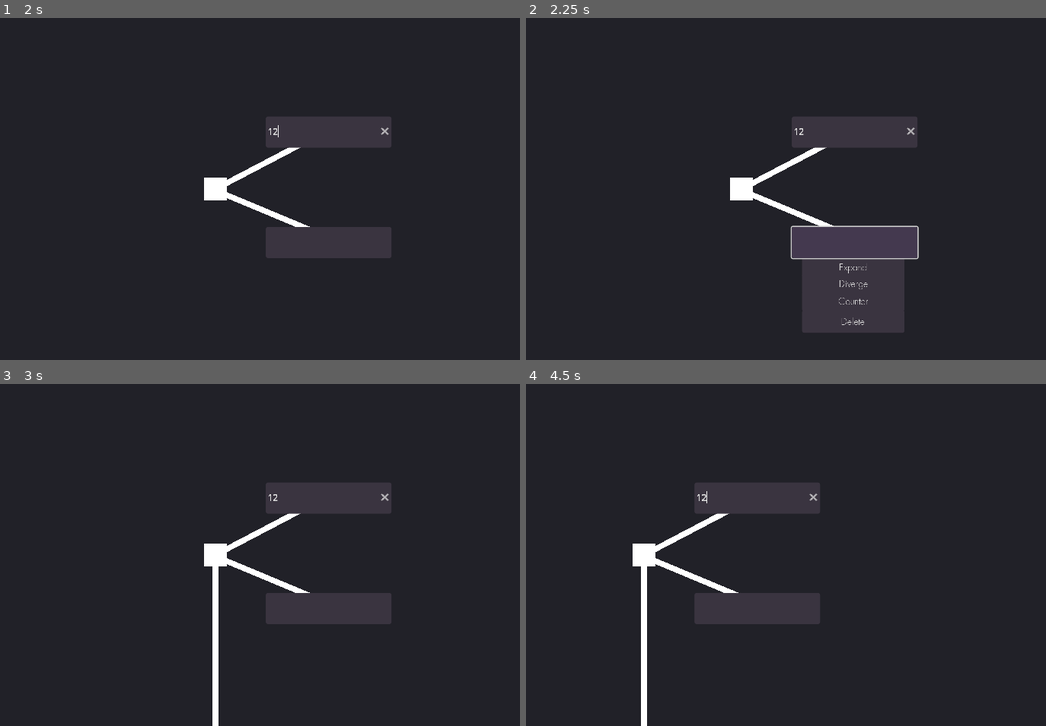
Above: before the commit, frames 1-4 (two rows, left to right).
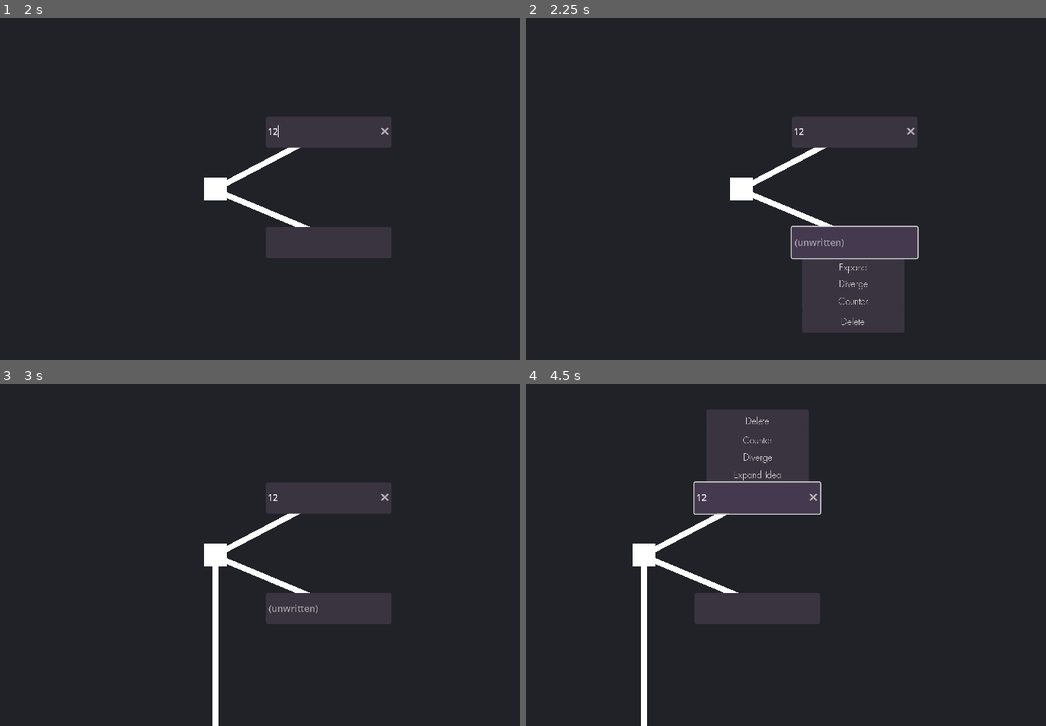
Above: after the commit, the same moments.

Repository: eqgy/understandingtree
Game: Godot game, scene res://understanding tree.tscn
The game is run twice, just before and just after one commit, with the same random seed, the same clock (stepped at 60 frames per second) and the same inputs.
Inputs (mouse positions are in pixels of both pictures, inside the frame that each line leads up to):
- Up to frame 1 (2 s): click (327, 130) at 0.5 s; click (327, 130) at 1.27 s; type "12" at 1.35 s
- Up to frame 2 (2.25 s): click (853, 243) at 2 s
- Up to frame 3 (3 s): click "Diverge" at 2.75 s
- Up to frame 4 (4.5 s): tap Enter (enter) at 3.5 s; move the mouse to (874, 537) at 3.52 s; hold D (right) 3.53-4.25 s; hold Enter (enter) 3.53-4.25 s; click (874, 537) at 3.67 s; click (760, 496) at 4.25 s

Frame 1 is identical in both runs. In frame 2, less than 0.1% of the frame differs, in the area x 51-62%, y 64-68%; in frame 3, less than 0.1%; in frame 4, 4.4%, in the area x 32-57%, y 7-39%.

Commit message:
editing lines works swimmingly! prepping export function

Diff:
--- a/application iterations/iteration 1/a node.tscn
+++ b/application iterations/iteration 1/a node.tscn
@@ -1,10 +1,11 @@
-[gd_scene load_steps=10 format=3 uid="uid://biijdxa5vbai2"]
+[gd_scene load_steps=11 format=3 uid="uid://biijdxa5vbai2"]
 
 [ext_resource type="Script" path="res://a_node.gd" id="1_lkhld"]
 [ext_resource type="Theme" uid="uid://bosbvfdtv48xf" path="res://node theme.tres" id="1_ssop8"]
 [ext_resource type="Script" path="res://leaf.gd" id="2_g56ri"]
 [ext_resource type="Script" path="res://add_branch_button.gd" id="4_pq1f4"]
 [ext_resource type="Script" path="res://delete.gd" id="5_iskqk"]
+[ext_resource type="Script" path="res://line_edit.gd" id="6_3ocxf"]
 
 [sub_resource type="Curve" id="Curve_ottr0"]
 _data = [Vector2(0, 1), 0.0, 0.0, 0, 0, Vector2(1, 1), 0.0, 0.0, 0, 0]
@@ -110,6 +111,7 @@
 placeholder_text = "(unwritten)"
 clear_button_enabled = true
 drag_and_drop_selection_enabled = false
+script = ExtResource("6_3ocxf")
 
 [node name="problem" type="Button" parent="."]
 z_index = 2
@@ -185,6 +187,18 @@
 text = "Delete
 "
 script = ExtResource("5_iskqk")
+
+[node name="LineEdit" type="LineEdit" parent="problem"]
+visible = false
+offset_left = 5.0
+offset_top = 3.0
+offset_right = 220.0
+offset_bottom = 52.0
+theme = SubResource("Theme_pyf3n")
+placeholder_text = "(unwritten)"
+clear_button_enabled = true
+drag_and_drop_selection_enabled = false
+script = ExtResource("6_3ocxf")
 
 [node name="ColorRect" type="ColorRect" parent="."]
 anchors_preset = 8
--- a/application iterations/iteration 1/a_node.gd
+++ b/application iterations/iteration 1/a_node.gd
@@ -58,6 +58,7 @@
 func _process(delta):
 	if stop <= 30:
 		add_line()
+
 
 func problem_counterarg():
 	problem_leaf.visible = true
--- /dev/null
+++ b/application iterations/iteration 1/color_rect.gd
@@ -0,0 +1,10 @@
+extends ColorRect
+
+
+# Called when the node enters the scene tree for the first time.
+func _ready():
+	pass # Replace with function body.
+
+
+# Called every frame. 'delta' is the elapsed time since the previous frame.
+func _process(delta):
--- a/application iterations/iteration 1/leaf.gd
+++ b/application iterations/iteration 1/leaf.gd
@@ -1,5 +1,6 @@
 extends Button
 
+@onready var lineedit = $LineEdit
 var text_retainer
 # Called when the node enters the scene tree for the first time.
 func _ready():
@@ -11,17 +12,21 @@
 			await get_tree().create_timer(.1).timeout
 			emit_signal("toggled", button_pressed)
 			button_pressed = false
-		if Input.is_action_pressed("enter"):
-			text = $LineEdit.text
-			$LineEdit.visible = false
-			print('eneter
-			')
+
 # Called every frame. 'delta' is the elapsed time since the previous frame.
 func _process(delta):
 	if button_pressed == true:
+		print("yuh")
 		text_retainer = text
 		text = ""
-	pass
+		print(lineedit)
+		lineedit.visible = true
+
+	if Input.is_action_just_pressed("enter"):
+		if lineedit:
+			print(lineedit.text)
+			text = lineedit.text
+			lineedit.visible = false
 
 
 
@@ -31,9 +36,5 @@
 	if button_pressed == true:
 		text_retainer = text
 		text = ""
-		$LineEdit.text = text_retainer
-		$LineEdit.visible = true
-	if button_pressed == false:
 
-		$LineEdit.text = text
 	pass # Replace with function body.
--- /dev/null
+++ b/application iterations/iteration 1/line_edit.gd
@@ -0,0 +1,12 @@
+extends LineEdit
+
+
+# Called when the node enters the scene tree for the first time.
+func _ready():
+	pass # Replace with function body.
+
+
+# Called every frame. 'delta' is the elapsed time since the previous frame.
+func _process(delta):
+	if Input.is_action_just_pressed("enter"):
+		release_focus()
